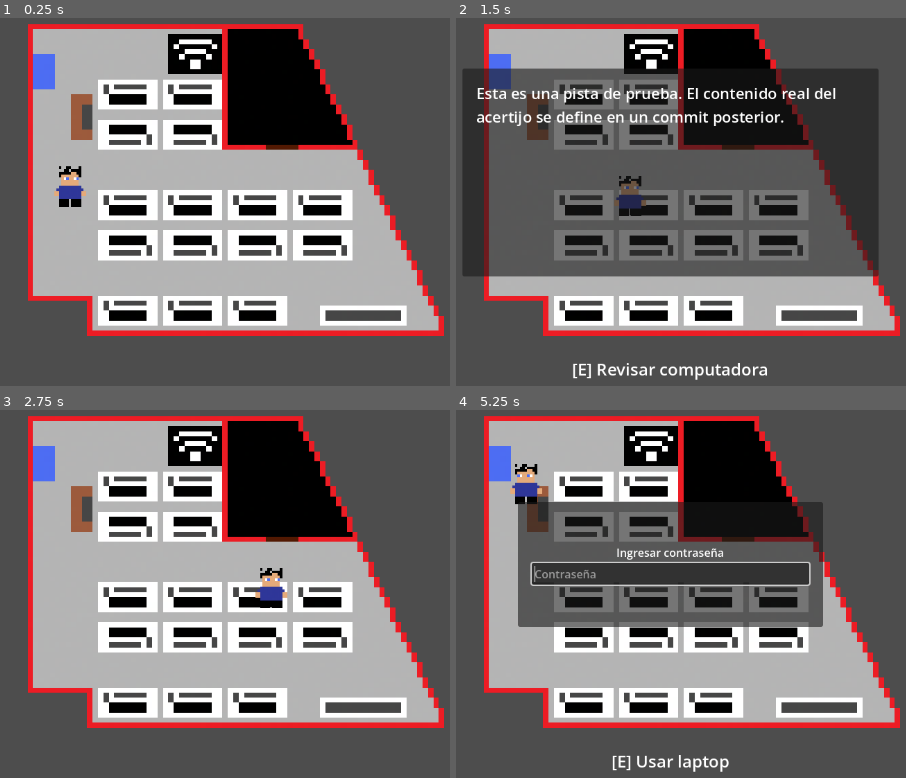
Above: before the commit, frames 1-4 (two rows, left to right).
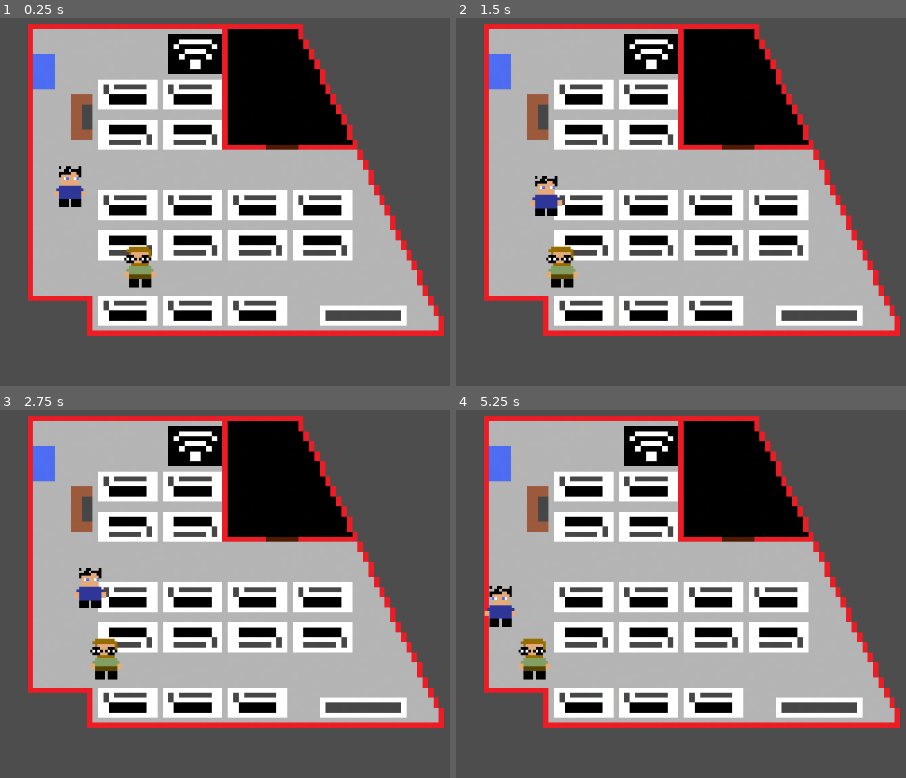
Above: after the commit, the same moments.

Repository: Instituto-Politecnico-Modelo/Four-Nights-At-Marinelli-s
Game: Godot game, scene res://niveles/nivel1.tscn
Same seed, same stepped clock (60 frames per second), same inputs: the game is played once before the commit and once after it.
Inputs:
- Up to frame 1 (0.25 s): no input
- Up to frame 2 (1.5 s): hold D (mover_derecha) 0.53-1.28 s; hold E (interactuar) 0.53-1.28 s; hold S (mover_abajo) from 1.28 s (still down); tap E (interactuar) at 1.35 s
- Up to frame 3 (2.75 s): tap Enter at 2 s; release S (mover_abajo) at 2.03 s; hold D (mover_derecha) from 2.03 s (still down); hold E (interactuar) from 2.03 s (still down)
- Up to frame 4 (5.25 s): release D (mover_derecha) at 2.78 s; release E (interactuar) at 2.78 s; hold W (mover_arriba) 2.78-3.53 s; tap E (interactuar) at 2.85, 4.35 s; hold E (interactuar) 3.53-4.28 s; hold A (mover_izquierda) 3.53-5.03 s; hold S (mover_abajo) from 5.03 s (still down); hold E (interactuar) from 5.03 s (still down)

The runs differ from the first frame. In frame 1, 0.6% of the frame differs, in the area x 27-35%, y 61-74%; in frame 2, 46%, in the area x 1-94%, y 13-99%; in frame 3, 1.7%; in frame 4, 21%.

Commit message:
feat: captura por proximidad, pantalla de reintento y reinicio con F2

Diff:
--- a/new-game-project/interactuables/computadora/computadora.tscn
+++ b/new-game-project/interactuables/computadora/computadora.tscn
@@ -19,3 +19,8 @@
 
 [node name="CollisionShape2D" type="CollisionShape2D" parent="InteractableComponent" unique_id=1330894031]
 shape = SubResource("RectangleShape2D_1")
+
+[node name="Solido" type="StaticBody2D" parent="."]
+
+[node name="CollisionShape2D" type="CollisionShape2D" parent="Solido"]
+shape = SubResource("RectangleShape2D_1")
--- a/new-game-project/niveles/nivel1.tscn
+++ b/new-game-project/niveles/nivel1.tscn
@@ -7,6 +7,7 @@
 [ext_resource type="PackedScene" uid="uid://dqx8m2n3v4c5t" path="res://ui/pista_popup/pista_popup.tscn" id="6_pista_popup"]
 [ext_resource type="PackedScene" uid="uid://b8m3x7q2n5w1c" path="res://interactuables/laptop/laptop.tscn" id="7_laptop"]
 [ext_resource type="PackedScene" uid="uid://w2l04duejio6" path="res://ui/password_input/password_input.tscn" id="8_password_input"]
+[ext_resource type="PackedScene" uid="uid://tj3qrivxfcle" path="res://personajes/pruscino/pruscino.tscn" id="9_pruscino"]
 
 [sub_resource type="RectangleShape2D" id="RectangleShape2D_h7kka"]
 size = Vector2(9, 399)
@@ -26,6 +27,12 @@
 [sub_resource type="RectangleShape2D" id="RectangleShape2D_mncda"]
 size = Vector2(396, 9)
 
+[sub_resource type="RectangleShape2D" id="RectangleShape2D_wg7mc"]
+size = Vector2(30, 50)
+
+[sub_resource type="RectangleShape2D" id="RectangleShape2D_25vn2"]
+size = Vector2(78, 58)
+
 [node name="Nivel1" type="Node2D" unique_id=286532851]
 
 [node name="Mapa" type="Sprite2D" parent="." unique_id=2084023261]
@@ -41,12 +48,22 @@
 position = Vector2(385, 244)
 
 [node name="InteractionPrompt" parent="." unique_id=1269442710 instance=ExtResource("4_prompt")]
+visible = false
 
 [node name="PistaPopup" parent="." unique_id=1091795083 instance=ExtResource("6_pista_popup")]
+visible = false
 
 [node name="PasswordInput" parent="." unique_id=1145428047 instance=ExtResource("8_password_input")]
+visible = false
 
 [node name="Paredes" type="Node2D" parent="." unique_id=849180586]
+
+[node name="ZonaNegra" type="StaticBody2D" parent="Paredes"]
+collision_layer = 1
+collision_mask = 1
+
+[node name="Colision" type="CollisionPolygon2D" parent="Paredes/ZonaNegra"]
+polygon = PackedVector2Array(585, 112, 699, 112, 785, 291, 585, 291)
 
 [node name="Izquierda" type="StaticBody2D" parent="Paredes" unique_id=2146413881]
 position = Vector2(311, 310)
@@ -90,3 +107,62 @@
 
 [node name="Computadora" parent="Escritorios" unique_id=353010397 instance=ExtResource("5_computadora")]
 position = Vector2(544, 370)
+
+[node name="Computadora2" parent="Escritorios" unique_id=1590920936 instance=ExtResource("5_computadora")]
+position = Vector2(447, 208)
+
+[node name="Computadora3" parent="Escritorios" unique_id=1863675365 instance=ExtResource("5_computadora")]
+position = Vector2(541, 208)
+
+[node name="Computadora4" parent="Escritorios" unique_id=783282025 instance=ExtResource("5_computadora")]
+position = Vector2(447, 266)
+
+[node name="Computadora5" parent="Escritorios" unique_id=802866413 instance=ExtResource("5_computadora")]
+position = Vector2(541, 266)
+
+[node name="Computadora6" parent="Escritorios" unique_id=421202749 instance=ExtResource("5_computadora")]
+position = Vector2(634, 367)
+
+[node name="Computadora7" parent="Escritorios" unique_id=1013055463 instance=ExtResource("5_computadora")]
+position = Vector2(728, 367)
+
+[node name="Computadora8" parent="Escritorios" unique_id=1671437439 instance=ExtResource("5_computadora")]
+position = Vector2(447, 426)
+
+[node name="Computadora9" parent="Escritorios" unique_id=816737981 instance=ExtResource("5_computadora")]
+position = Vector2(541, 426)
+
+[node name="Computadora10" parent="Escritorios" unique_id=138034368 instance=ExtResource("5_computadora")]
+position = Vector2(634, 426)
+
+[node name="Computadora11" parent="Escritorios" unique_id=319652484 instance=ExtResource("5_computadora")]
+position = Vector2(728, 426)
+
+[node name="Computadora12" parent="Escritorios" unique_id=1592957528 instance=ExtResource("5_computadora")]
+position = Vector2(447, 520)
+
+[node name="Computadora13" parent="Escritorios" unique_id=718920657 instance=ExtResource("5_computadora")]
+position = Vector2(541, 520)
+
+[node name="Computadora14" parent="Escritorios" unique_id=479395679 instance=ExtResource("5_computadora")]
+position = Vector2(634, 520)
+
+[node name="Computadora15" parent="Escritorios" unique_id=1722861847 instance=ExtResource("5_computadora")]
+position = Vector2(450, 372)
+
+[node name="Pruscino" parent="." unique_id=1332478165 instance=ExtResource("9_pruscino")]
+position = Vector2(499, 479)
+
+[node name="Muebleria" type="Node2D" parent="." unique_id=1869126803]
+
+[node name="MuebleAzul" type="StaticBody2D" parent="Muebleria" unique_id=1746301854]
+position = Vector2(331, 179)
+
+[node name="CollisionShape2D" type="CollisionShape2D" parent="Muebleria/MuebleAzul" unique_id=862224165]
+shape = SubResource("RectangleShape2D_wg7mc")
+
+[node name="Rack" type="StaticBody2D" parent="Muebleria" unique_id=1483084386]
+position = Vector2(549, 154)
+
+[node name="CollisionShape2D2" type="CollisionShape2D" parent="Muebleria/Rack" unique_id=920132051]
+shape = SubResource("RectangleShape2D_25vn2")
--- a/new-game-project/personajes/charlie/charlie.tscn
+++ b/new-game-project/personajes/charlie/charlie.tscn
@@ -12,7 +12,7 @@
 [sub_resource type="CircleShape2D" id="CircleShape2D_interactor"]
 radius = 86.023254
 
-[node name="Charlie" type="CharacterBody2D" unique_id=41655106]
+[node name="Charlie" type="CharacterBody2D" unique_id=41655106 groups=["charlie"]]
 scale = Vector2(0.5, 0.5)
 
 [node name="Sprite" type="Sprite2D" parent="." unique_id=1447101835]
--- a/new-game-project/personajes/charlie/componentes/movement_component.gd
+++ b/new-game-project/personajes/charlie/componentes/movement_component.gd
@@ -1,5 +1,9 @@
 extends Node
 class_name MovementComponent
+## MovementComponent
+## Maneja el movimiento top-down de Charlie a partir del Input Map (WASD)
+## y cambia la textura del sprite (derecha/izquierda) segun la direccion
+## horizontal.
 
 @export var cuerpo: CharacterBody2D
 @export var sprite: Sprite2D
--- /dev/null
+++ b/new-game-project/personajes/pruscino/componentes/detection_component.gd
@@ -0,0 +1,69 @@
+extends Node
+class_name DetectionComponent
+## DetectionComponent
+## Detecta a Charlie por cono de vision (rango + angulo respecto a la
+## direccion en la que Pruscino esta mirando, segun PatrolComponent) y
+## confirma con un raycast que no haya nada en el medio (linea de vision
+## libre). Si Charlie esta escondido (GameManager.charlie_escondido), nunca
+## lo detecta. Al detectarlo, emite charlie_descubierto_por y charlie_atrapado
+## una unica vez (sin consecuencia visible todavia - eso es un commit aparte).
+
+@export var cuerpo: CharacterBody2D
+@export var patrulla: PatrolComponent
+@export var rango_vision: float = 260.0
+@export var angulo_vision_grados: float = 100.0
+
+var _ya_detecto: bool = false
+
+
+func _ready() -> void:
+	if cuerpo == null:
+		cuerpo = get_parent() as CharacterBody2D
+	if patrulla == null and cuerpo != null:
+		patrulla = cuerpo.get_node_or_null("PatrolComponent") as PatrolComponent
+
+
+func _physics_process(_delta: float) -> void:
+	if _ya_detecto or cuerpo == null:
+		return
+
+	if GameManager.charlie_escondido:
+		return
+
+	var charlie: Node2D = get_tree().get_first_node_in_group("charlie") as Node2D
+	if charlie == null:
+		return
+
+	var hacia_charlie: Vector2 = charlie.global_position - cuerpo.global_position
+	var distancia: float = hacia_charlie.length()
+
+	if distancia > rango_vision:
+		return
+
+	var mirada: Vector2 = patrulla.direccion_mirada if patrulla != null else Vector2.RIGHT
+	var angulo: float = rad_to_deg(mirada.angle_to(hacia_charlie))
+
+	if abs(angulo) > angulo_vision_grados * 0.5:
+		return
+
+	if not _hay_linea_de_vision(charlie):
+		return
+
+	_ya_detecto = true
+	SignalBus.charlie_descubierto_por.emit(cuerpo)
+	SignalBus.charlie_atrapado.emit()
+
+
+func _hay_linea_de_vision(charlie: Node2D) -> bool:
+	var espacio: PhysicsDirectSpaceState2D = cuerpo.get_world_2d().direct_space_state
+	var parametros: PhysicsRayQueryParameters2D = PhysicsRayQueryParameters2D.create(
+		cuerpo.global_position, charlie.global_position
+	)
+	parametros.exclude = [cuerpo.get_rid()]
+
+	var resultado: Dictionary = espacio.intersect_ray(parametros)
+
+	if resultado.is_empty():
+		return false
+
+	return resultado.collider == charlie
--- /dev/null
+++ b/new-game-project/personajes/pruscino/componentes/patrol_component.gd
@@ -0,0 +1,78 @@
+extends Node
+class_name PatrolComponent
+## Patrulla estatica en el orden de los Marker2D de Puntos.
+## Las posiciones se fijan al iniciar: no deben seguir al personaje.
+
+@export var cuerpo: CharacterBody2D
+@export var sprite: Sprite2D
+@export var textura_derecha: Texture2D
+@export var textura_izquierda: Texture2D
+@export var velocidad: float = 120.0
+@export var tiempo_espera: float = 2.0
+
+var direccion_mirada: Vector2 = Vector2.RIGHT
+
+var _puntos_resueltos: PackedVector2Array = []
+var _indice_actual: int = 0
+var _esperando: bool = false
+var _tiempo_espera_restante: float = 0.0
+
+
+func _ready() -> void:
+	if cuerpo == null:
+		cuerpo = get_parent() as CharacterBody2D
+	if cuerpo == null:
+		push_error("PatrolComponent necesita un CharacterBody2D.")
+		return
+	if sprite == null:
+		sprite = cuerpo.get_node_or_null("Sprite") as Sprite2D
+
+	var contenedor := cuerpo.get_node_or_null("Puntos") as Node2D
+	if contenedor != null:
+		# Mantener tambien los marcadores de depuracion quietos en el mundo.
+		var transformacion_inicial := contenedor.global_transform
+		contenedor.top_level = true
+		contenedor.global_transform = transformacion_inicial
+		for hijo in contenedor.get_children():
+			if hijo is Marker2D:
+				_puntos_resueltos.append(hijo.global_position)
+	if _puntos_resueltos.is_empty():
+		push_error("PatrolComponent necesita Marker2D dentro de Puntos.")
+
+
+func _physics_process(delta: float) -> void:
+	if cuerpo == null or _puntos_resueltos.is_empty() or delta <= 0.0:
+		return
+
+	if _esperando:
+		cuerpo.velocity = Vector2.ZERO
+		_tiempo_espera_restante -= delta
+		if _tiempo_espera_restante <= 0.00001:
+			_esperando = false
+			_indice_actual = (_indice_actual + 1) % _puntos_resueltos.size()
+		return
+
+	var objetivo := _puntos_resueltos[_indice_actual]
+	var desplazamiento := objetivo - cuerpo.global_position
+	var distancia := desplazamiento.length()
+	if distancia > 0.01:
+		var direccion := desplazamiento / distancia
+		# No pasarse del objetivo ni cortar esquinas por un radio de llegada.
+		cuerpo.velocity = direccion * minf(velocidad, distancia / delta)
+		cuerpo.move_and_slide()
+		direccion_mirada = direccion
+		_actualizar_orientacion(direccion)
+
+	if cuerpo.global_position.distance_to(objetivo) <= 0.01:
+		cuerpo.velocity = Vector2.ZERO
+		_esperando = true
+		_tiempo_espera_restante = tiempo_espera
+
+
+func _actualizar_orientacion(direccion: Vector2) -> void:
+	if sprite == null:
+		return
+	if direccion.x > 0.0:
+		sprite.texture = textura_derecha
+	elif direccion.x < 0.0:
+		sprite.texture = textura_izquierda
--- /dev/null
+++ b/new-game-project/personajes/pruscino/pruscino.tscn
@@ -0,0 +1,106 @@
+[gd_scene format=3 uid="uid://tj3qrivxfcle"]
+
+[ext_resource type="Texture2D" uid="uid://0u88v2urvoeo" path="res://assests/pruscinoIzquierda.png" id="1b_izquierda"]
+[ext_resource type="Texture2D" uid="uid://bwk8nt8guqh1j" path="res://assests/pruscinoDerecha.png" id="1_derecha"]
+[ext_resource type="Script" uid="uid://drsgk1ncmvq1u" path="res://personajes/pruscino/componentes/patrol_component.gd" id="2_patrol"]
+[ext_resource type="Script" uid="uid://dbhy4nberc7c3" path="res://personajes/pruscino/componentes/detection_component.gd" id="3_detection"]
+
+[sub_resource type="CapsuleShape2D" id="CapsuleShape2D_1"]
+height = 64.0
+
+[node name="Pruscino" type="CharacterBody2D" unique_id=350537431]
+scale = Vector2(0.5, 0.5)
+motion_mode = 1
+
+[node name="Sprite" type="Sprite2D" parent="." unique_id=2003037170]
+texture_filter = 1
+position = Vector2(-18, -56)
+scale = Vector2(7.06, 7.8349996)
+texture = ExtResource("1_derecha")
+hframes = 2
+vframes = 2
+
+[node name="CollisionShape2D" type="CollisionShape2D" parent="." unique_id=1144684076]
+position = Vector2(0, 12)
+rotation = 1.5707964
+shape = SubResource("CapsuleShape2D_1")
+
+[node name="PatrolComponent" type="Node" parent="." unique_id=1465250533]
+script = ExtResource("2_patrol")
+textura_derecha = ExtResource("1_derecha")
+textura_izquierda = ExtResource("1b_izquierda")
+
+[node name="DetectionComponent" type="Node" parent="." unique_id=1531801082]
+script = ExtResource("3_detection")
+
+[node name="Puntos" type="Node2D" parent="."]
+scale = Vector2(2, 2)
+
+[node name="Punto1" type="Marker2D" parent="Puntos"]
+position = Vector2(-79, 0)
+
+[node name="Punto2" type="Marker2D" parent="Puntos"]
+position = Vector2(-119, 0)
+
+[node name="Punto3" type="Marker2D" parent="Puntos"]
+position = Vector2(-119, -79)
+
+[node name="Punto4" type="Marker2D" parent="Puntos"]
+position = Vector2(-119, -159)
+
+[node name="Punto5" type="Marker2D" parent="Puntos"]
+position = Vector2(-119, -239)
+
+[node name="Punto6" type="Marker2D" parent="Puntos"]
+position = Vector2(-119, -319)
+
+[node name="Punto7" type="Marker2D" parent="Puntos"]
+position = Vector2(-69, -319)
+
+[node name="Punto8" type="Marker2D" parent="Puntos"]
+position = Vector2(-19, -319)
+
+[node name="Punto9" type="Marker2D" parent="Puntos"]
+position = Vector2(-69, -319)
+
+[node name="Punto10" type="Marker2D" parent="Puntos"]
+position = Vector2(-119, -319)
+
+[node name="Punto11" type="Marker2D" parent="Puntos"]
+position = Vector2(-119, -239)
+
+[node name="Punto12" type="Marker2D" parent="Puntos"]
+position = Vector2(-119, -159)
+
+[node name="Punto13" type="Marker2D" parent="Puntos"]
+position = Vector2(-19, -159)
+
+[node name="Punto14" type="Marker2D" parent="Puntos"]
+position = Vector2(81, -159)
+
+[node name="Punto15" type="Marker2D" parent="Puntos"]
+position = Vector2(181, -159)
+
+[node name="Punto16" type="Marker2D" parent="Puntos"]
+position = Vector2(271, -159)
+
+[node name="Punto17" type="Marker2D" parent="Puntos"]
+position = Vector2(291, -129)
+
+[node name="Punto18" type="Marker2D" parent="Puntos"]
+position = Vector2(291, -69)
+
+[node name="Punto19" type="Marker2D" parent="Puntos"]
+position = Vector2(291, -9)
+
+[node name="Punto20" type="Marker2D" parent="Puntos"]
+position = Vector2(201, -9)
+
+[node name="Punto21" type="Marker2D" parent="Puntos"]
+position = Vector2(101, -9)
+
+[node name="Punto22" type="Marker2D" parent="Puntos"]
+position = Vector2(1, -9)
+
+[node name="Punto23" type="Marker2D" parent="Puntos"]
+position = Vector2(-79, -9)
--- a/new-game-project/project.godot
+++ b/new-game-project/project.godot
@@ -55,6 +55,7 @@
 
 [layer_names]
 
+2d_physics/layer_1="muros"
 2d_physics/layer_5="interactuables"
 
 [physics]
Binary file added: new-game-project/assests/pruscinoDerecha.png
Not shown, added: new-game-project/assests/pruscinoDerecha.png.import
Binary file added: new-game-project/assests/pruscinoIzquierda.png
Not shown, added: new-game-project/assests/pruscinoIzquierda.png.import
Not shown, added: new-game-project/personajes/pruscino/componentes/detection_component.gd.uid
Not shown, added: new-game-project/personajes/pruscino/componentes/patrol_component.gd.uid
Not shown, removed: new-game-project/personajes/pruscino/componentes/.gitkeep
